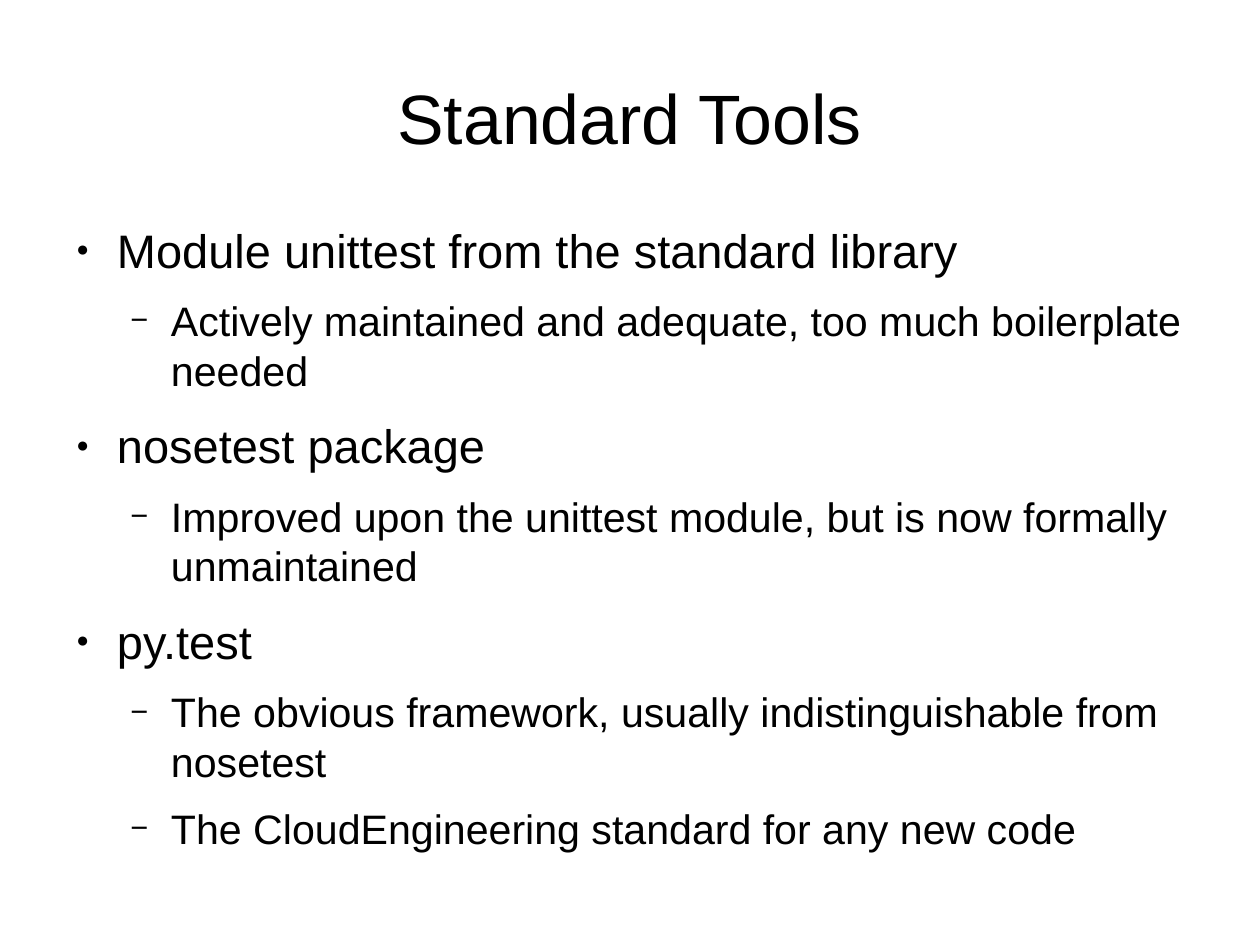
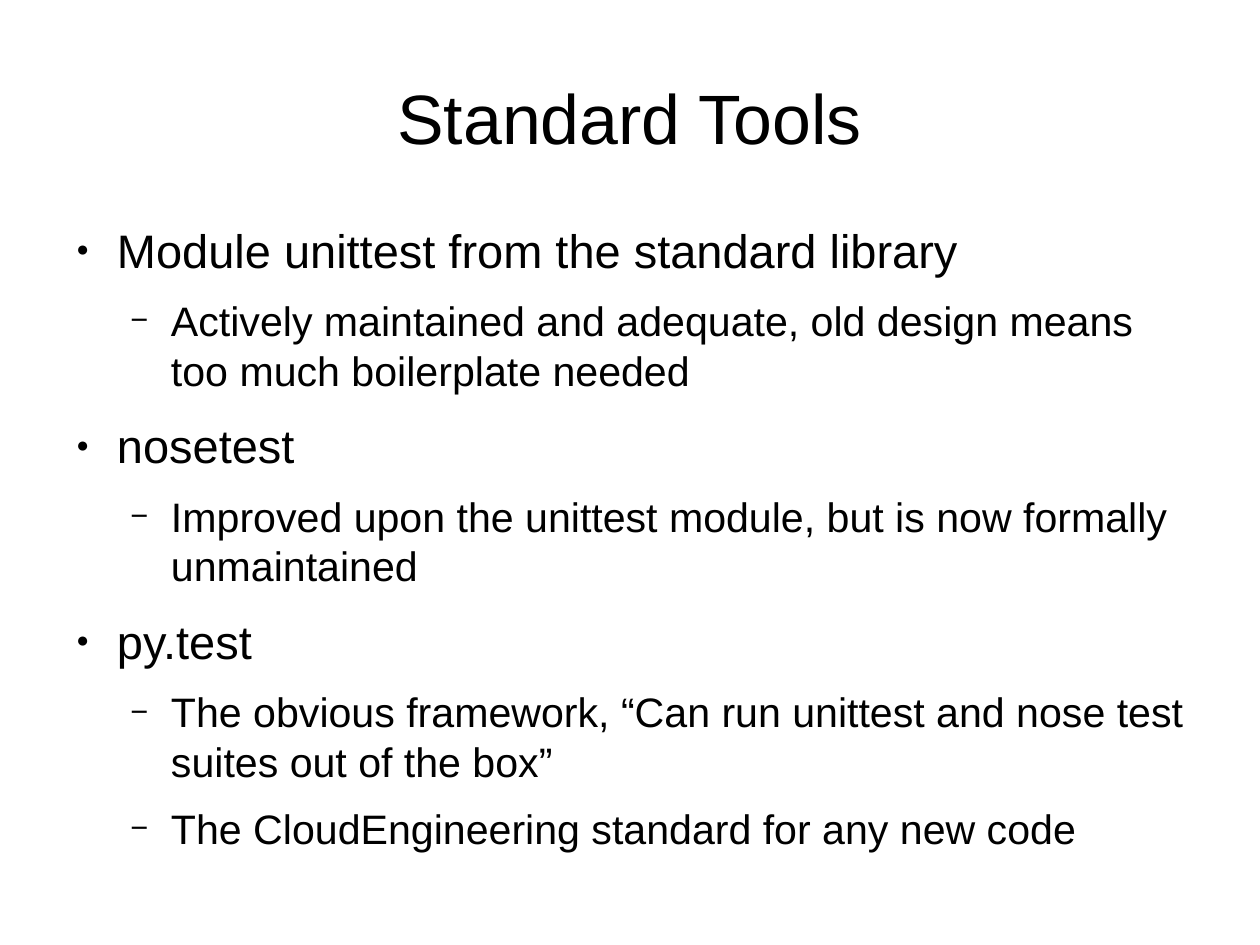
Before and after one commit to mwartell/unittest, a slide deck: slide 2 of unit-testing.odp. Drawn at 1260x945 pixels with LibreOffice and Linux fonts; fonts in the diff are those of the drawing. Boxes give left, top, right and bottom in pixels: in the first picture for what was removed or moved away, otherwise in the second. Text is boxed around its words. In the diff, an @@ line names an element or a change of style, - is before the commit and + after.

```diff
--- a/unit-testing.odp
+++ b/unit-testing.odp
@@ text at [171, 306, 1133, 394]: text changed @@
-  − Actively maintained and adequate, too much boilerplate needed
-● nosetest package
+  − Actively maintained and adequate, old design means too much boilerplate needed
+● nosetest
@@ text at [171, 697, 1183, 778]: text changed @@
-  − The obvious framework, usually indistinguishable from nosetest
+  − The obvious framework, “Can run unittest and nose test suites out of the box”
```
Also in this commit, not shown: 1 other slide changed.
